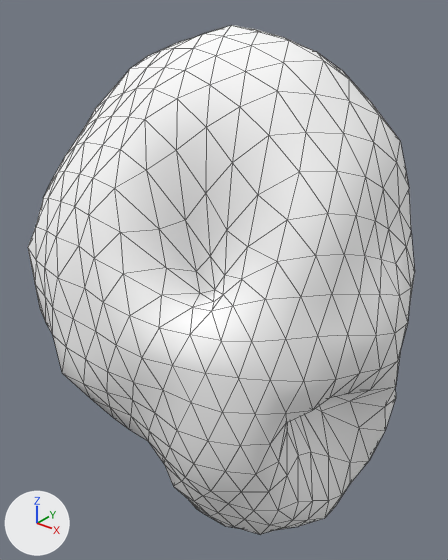
The glTF model assets/asteroids/asteroid_med_03.glb: old version first, new version second.
Camera for both pictures: a 50 mm lens placed at (1.47, -1.88, 1.36), pointed at (-0.07, 0.05, 0.16). The lights are fixed; the arrows at lower left show +X, +Y and +Z. The first picture is the older version. Mesh edges are drawn as thin lines. Vertices at exactly the same position are counted once.

The older version as bpy lines, for what is in view:
```python
mat_rock_asteroid_med_03 = principled_material('Rock_asteroid_med_03')
mat_rock_asteroid_med_03.base_color = (1.0, 1.0, 1.0)  # white #ffffff
mat_rock_asteroid_med_03.metallic = 0.0427
mat_rock_asteroid_med_03.roughness = 0.853
me_icosphere = bpy.data.meshes.new('Icosphere')
me_icosphere.from_pydata(...)  # 642 vertices, 1280 faces; spans x -0.93..0.79, y -0.61..0.58, z -1.08..1.21
me_icosphere.materials.append(mat_rock_asteroid_med_03)  # white #ffffff
ob_asteroid_med_03 = bpy.data.objects.new('asteroid_med_03', me_icosphere)
ob_asteroid_med_03.location = (0.0, 0.0, 0.0)
```
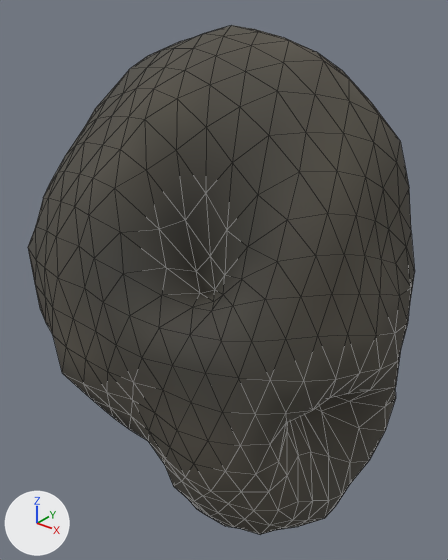
What changed in the scene script:
```text
Change mat_rock_asteroid_med_03:
    where n0 = _N.new('ShaderNodeBsdfPrincipled'); n0.name = 'Principled BSDF'
    remove n0.inputs[0].default_value = (1.0, 1.0, 1.0, 1.0)  # 'Base Color', white #ffffff
    n0.inputs[1].default_value: 0.0427 -> 0.009  # 'Metallic'
    n0.inputs[2].default_value: 0.853 -> 0.958  # 'Roughness'
    add n2 = _N.new('ShaderNodeVertexColor'); n2.name = 'Color Attribute'
    add _L.new(n2.outputs[0], n0.inputs[0])  # 'Color' to 'Base Color'
Change me_icosphere:
    where me_icosphere.from_pydata(...)  # 642 vertices, 1280 faces; spans x -0.93..0.79, y -0.61..0.58, z -1.08..1.21
    used by ob_asteroid_med_03; location = (0.0, 0.0, 0.0)
    me_icosphere part 1: vertex colours changed
```

Changed parts and their boxes (x1, y1, x2, y2) in the pictures (448 x 560 px):
'asteroid_med_03', recoloured (darker): (28, 25, 415, 534) in both
